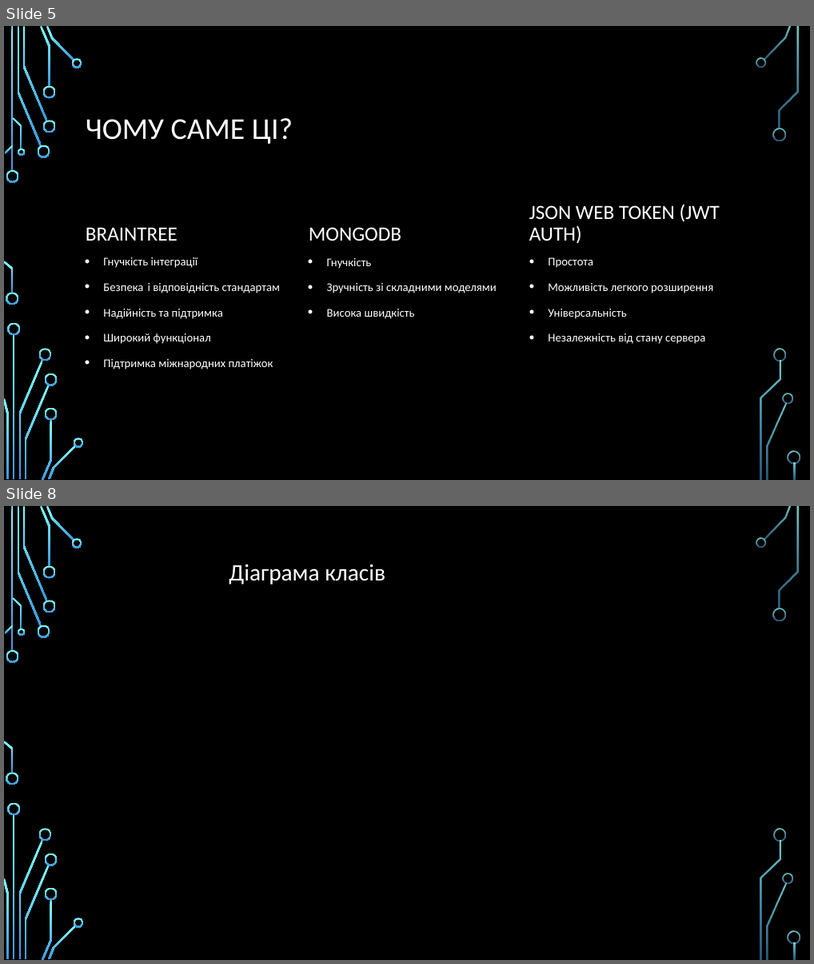
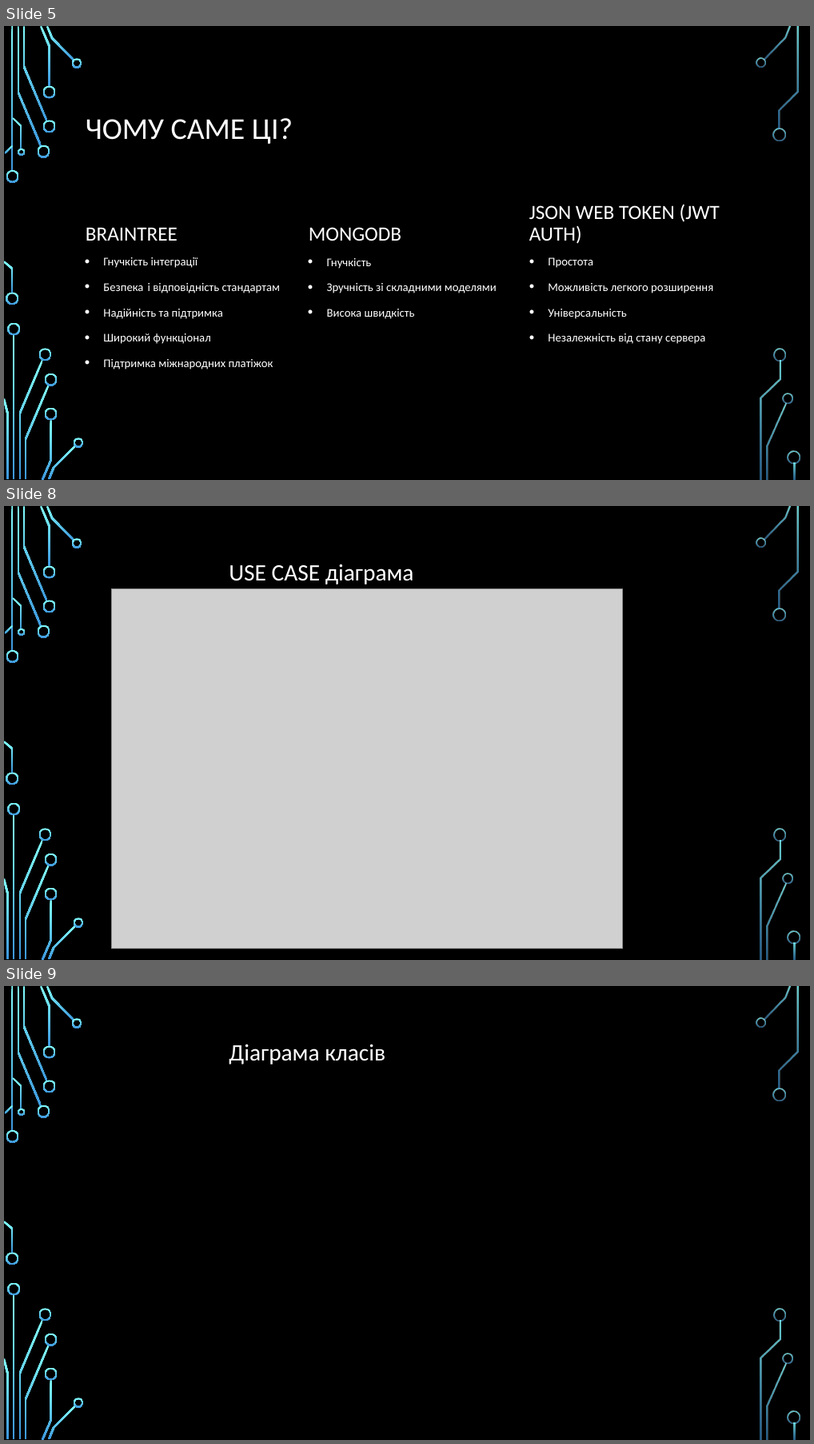
Before and after one commit to pptp78ec/TilePlanner, a slide deck: WayDo_backend_ukr.pptx. Shown one above the other, each under a label of ours: slides 5 and 8 before the commit, slides 5, 8 and 9 after it; the slides between them are not shown. The pictures are 814x964 and 814x1444 pixels, drawn with LibreOffice and Linux fonts; fonts in the diff are those of the drawing; grey boxes stand for pictures; background and template pictures are left out. Boxes give left, top, right and bottom in pixels: in the first picture for what was removed or moved away, otherwise in the second. Text is boxed around its words. In the diff, an @@ line names an element or a change of style, - is before the commit and + after.

```diff
--- a/WayDo_backend_ukr.pptx
+++ b/WayDo_backend_ukr.pptx
@@ slide 8 added at (x1=4, y1=506, x2=810, y2=960), background picture (left out); not listed: 36 template elements that a slide beside it also shows @@
@@ text added at (x1=229, y1=564, x2=414, y2=584), 28 pt, text #FFFFFF @@
+USE CASE діаграма
@@ picture added at (x1=112, y1=589, x2=623, y2=948) @@
@@ what was slide 8 is now slide 9 @@
```
Also in this commit, not shown: 1 slide changed.
